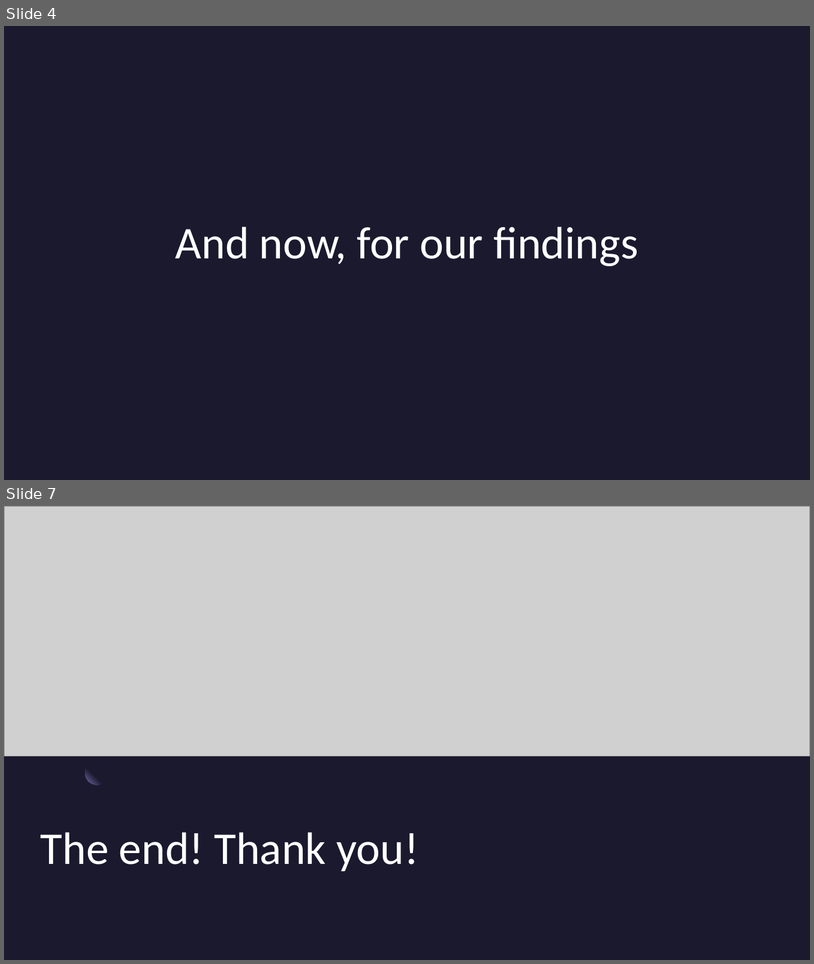
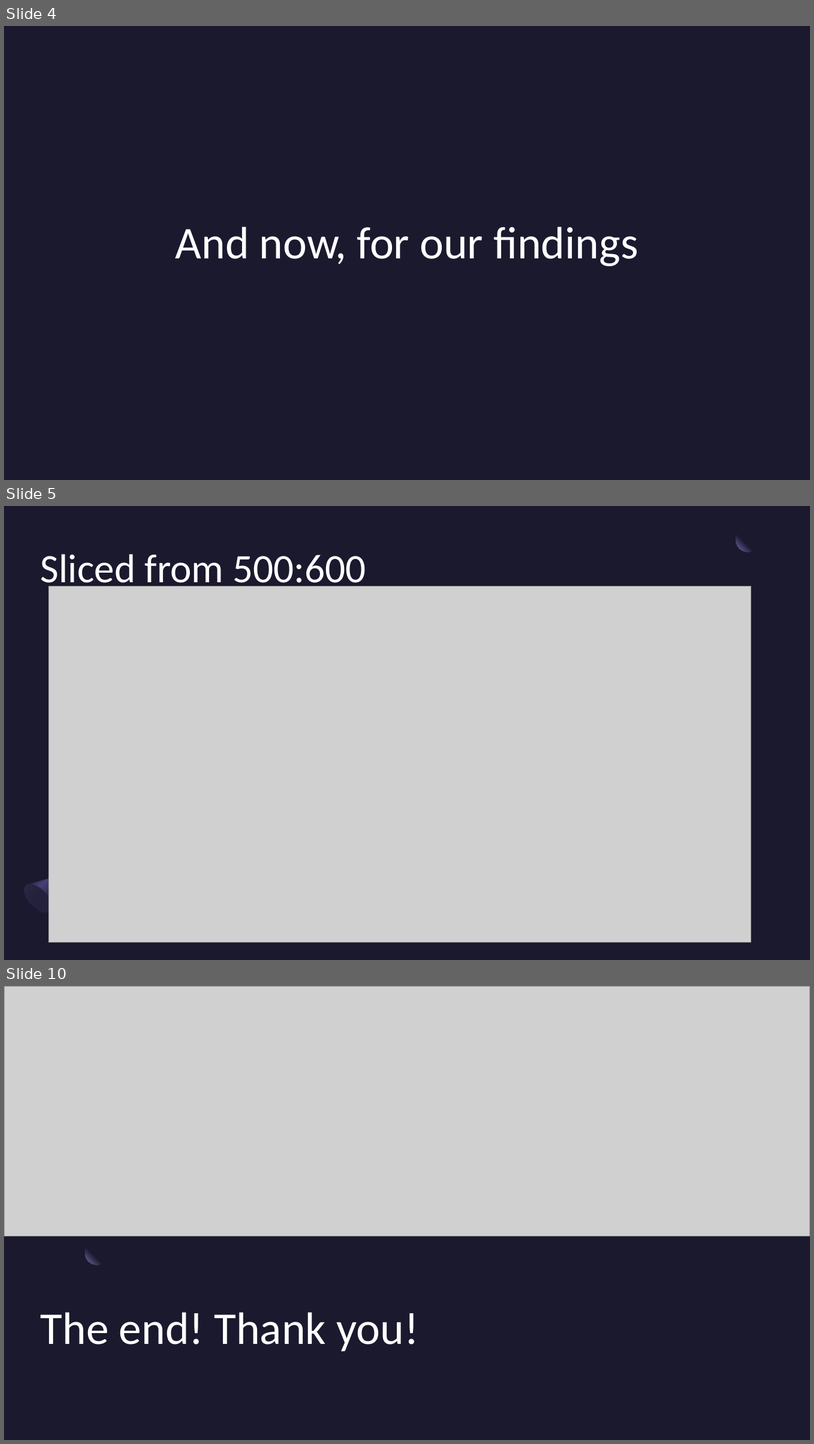
Before and after one commit to phoenixclaw03/STT_303_Final_Project, a slide deck: R Coding presentation.pptx. Shown one above the other, each under a label of ours: slides 4 and 7 before the commit, slides 4, 5 and 10 after it; the slides between them are not shown. The pictures are 814x964 and 814x1444 pixels, drawn with LibreOffice and Linux fonts; fonts in the diff are those of the drawing; grey boxes stand for pictures; background and template pictures are left out. Boxes give left, top, right and bottom in pixels: in the first picture for what was removed or moved away, otherwise in the second. Text is boxed around its words. In the diff, an @@ line names an element or a change of style, - is before the commit and + after.

```diff
--- a/R Coding presentation.pptx
+++ b/R Coding presentation.pptx
@@ slide 5 added at [4, 506, 810, 960], background #1B192E @@
@@ ellipse added at [737, 528, 760, 552], fill gradient #1B192E to #7771B2 @@
@@ title added at [41, 554, 366, 592], 48 pt, text #FFFFFF @@
+Sliced from 500:600
@@ picture added at [49, 586, 751, 942] @@
@@ freeform shape added at [19, 862, 74, 917], fill gradient #2C284A to #454075 to #1B192E @@
@@ ellipse added at [20, 879, 57, 918], fill gradient #23213C to #2C284A @@
@@ what was slide 7 is now slide 10 @@
```
Also in this commit, not shown: 2 slides changed, 3 other slides added, 1 slide removed.
